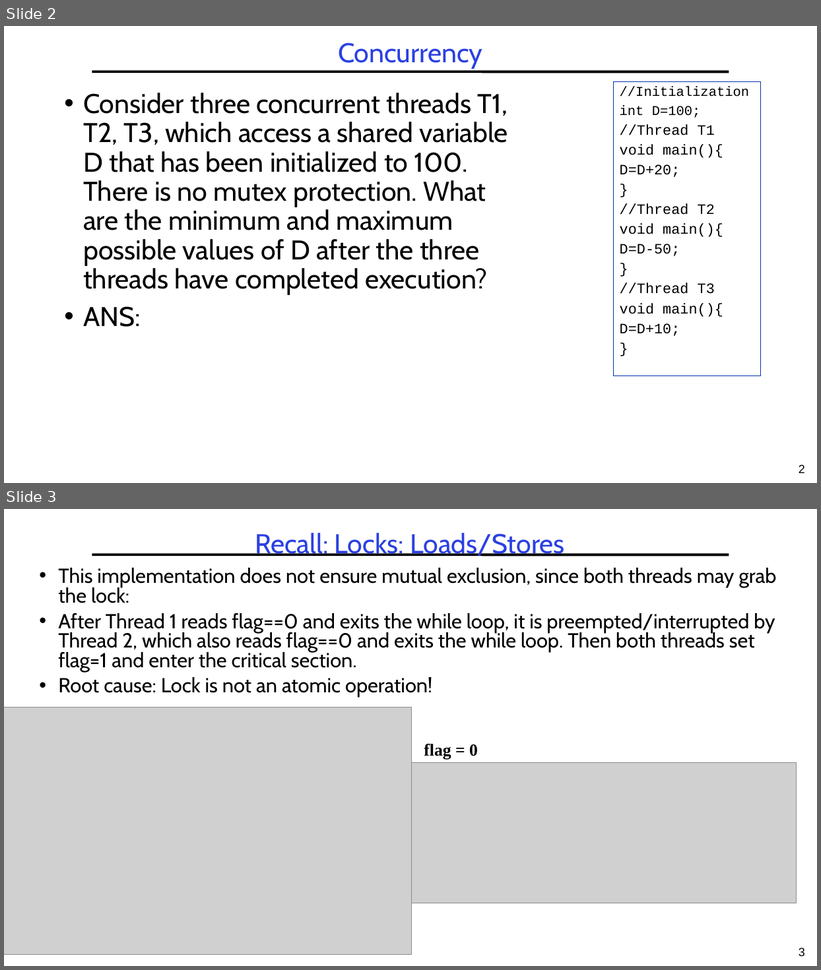
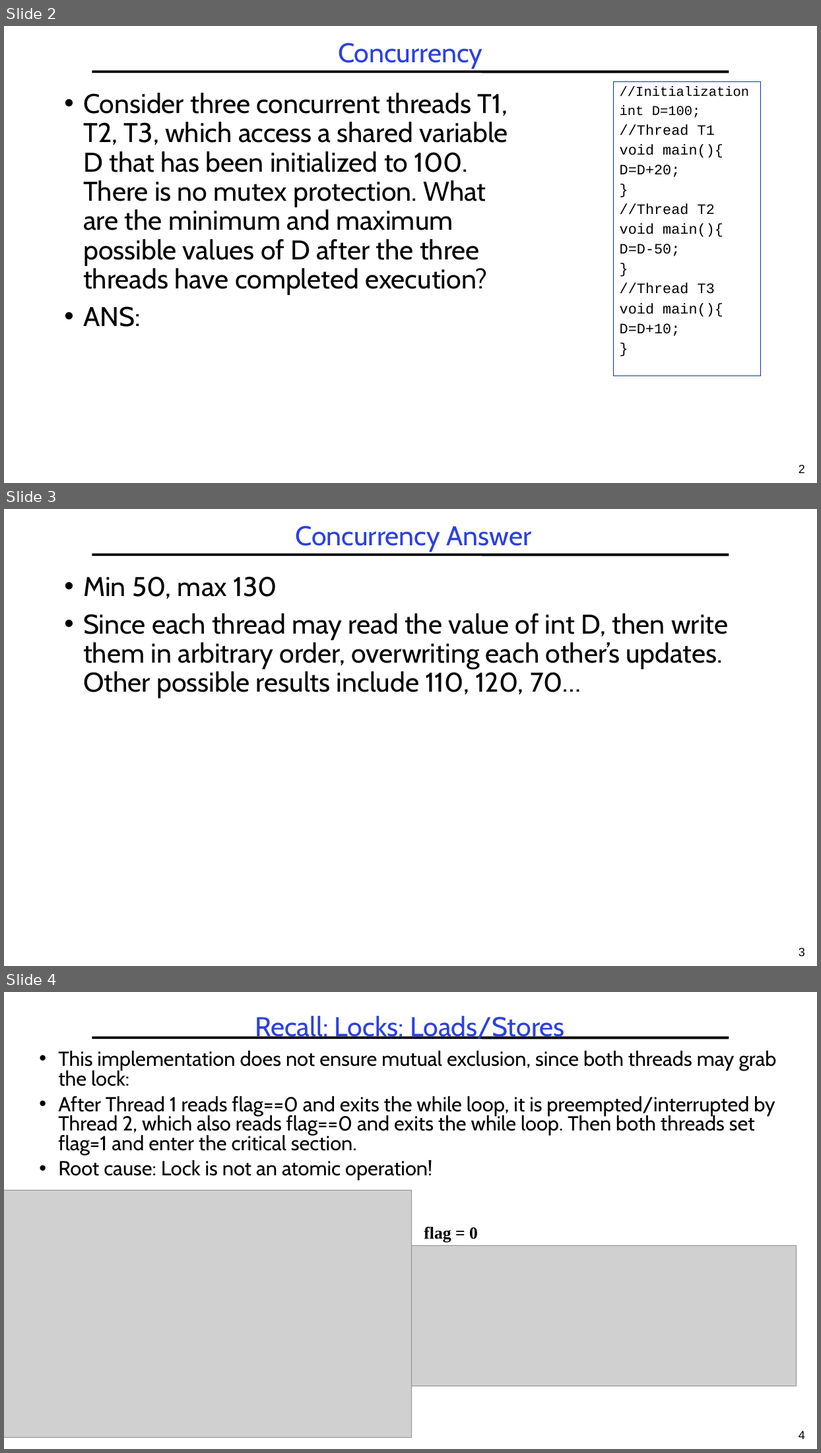
Before and after one commit to guhofstra/CSC256Fa25, a slide deck: PPTs/L3-Exercises ANS.pptx. Shown one above the other, each under a label of ours: slides 2 and 3 before the commit, slides 2, 3 and 4 after it. The pictures are 821x970 and 821x1453 pixels, drawn with LibreOffice and Linux fonts; fonts in the diff are those of the drawing; grey boxes stand for pictures. Boxes give left, top, right and bottom in pixels: in the first picture for what was removed or moved away, otherwise in the second. Text is boxed around its words. In the diff, an @@ line names an element or a change of style, - is before the commit and + after.

```diff
--- a/PPTs/L3-Exercises ANS.pptx
+++ b/PPTs/L3-Exercises ANS.pptx
@@ slide 3 added at box(4, 509, 817, 966), background #FFFFFF; not listed: 2 template elements that a slide beside it also shows @@
@@ title added at box(295, 525, 531, 552), 32 pt, text #2A40E2 @@
+Concurrency Answer
@@ text added at box(83, 576, 728, 698), 32 pt, text #000000 @@
+• Min 50, max 130
+• Since each thread may read the value of int D, then write them in arbitrary order, overwriting each other’s updates. Other possible results include 110, 120, 70…
@@ what was slide 3 is now slide 4 @@
@@ page number at box(799, 1431, 805, 1439): text changed @@
-3
+4
```
Also in this commit, not shown: 4 slides changed, 7 other files.
